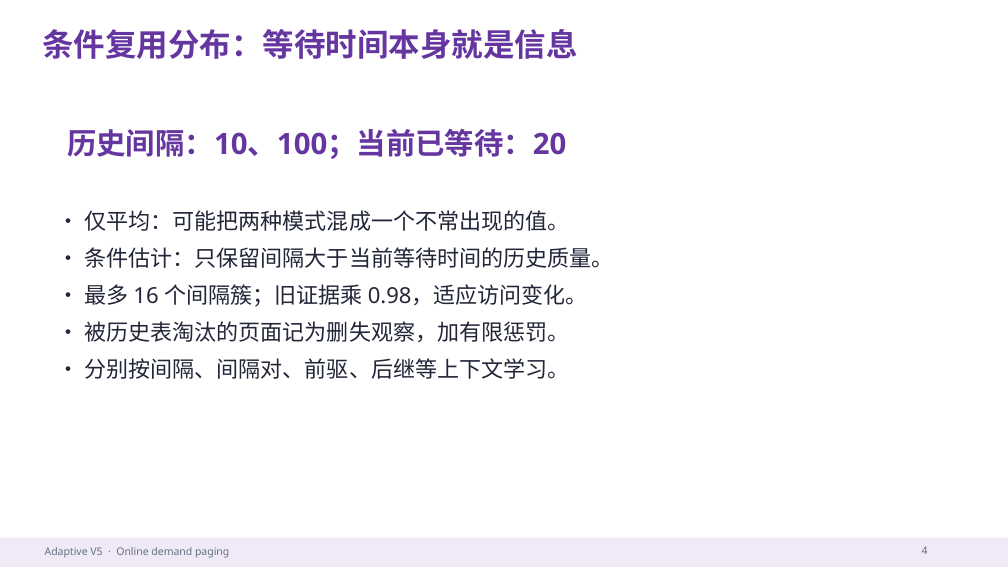
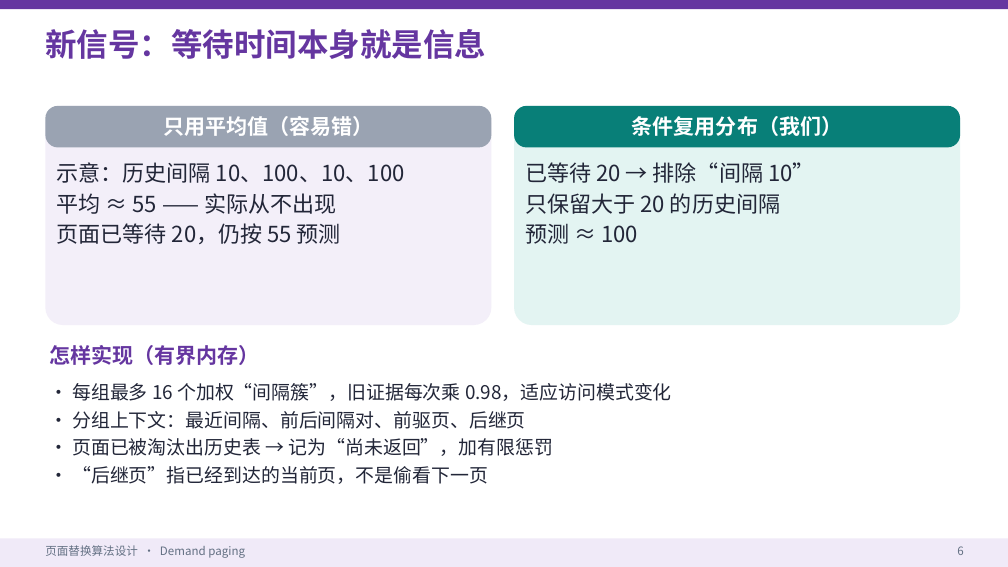
Before and after one commit to CHiSwsz/os-page-replacement, a slide deck: slide 6 of presentation/contest-v5.pptx (slide 4 before the commit). Drawn at 1008x567 pixels with LibreOffice and Linux fonts; fonts in the diff are those of the drawing. Boxes give left, top, right and bottom in pixels: in the first picture for what was removed or moved away, otherwise in the second. Text is boxed around its words. In the diff, an @@ line names an element or a change of style, - is before the commit and + after.

```diff
--- a/presentation/contest-v5.pptx
+++ b/presentation/contest-v5.pptx
@@ rectangle added at [0, 0, 1008, 9], fill #6536A0 @@
@@ text at [45, 29, 486, 59]: text changed; font Noto Sans to Noto Sans CJK SC @@
-条件复用分布：等待时间本身就是信息
+新信号：等待时间本身就是信息
@@ rounded rectangle added at [45, 106, 492, 325], fill #F3EFF9 @@
@@ rounded rectangle added at [45, 106, 492, 147], fill #9AA3B2 @@
@@ text added at [163, 116, 373, 136], 20 pt, text #FFFFFF, bold @@
+只用平均值（容易错）
@@ rounded rectangle added at [514, 106, 960, 325], fill #E3F4F2 @@
@@ rounded rectangle added at [514, 106, 960, 147], fill #087F78 @@
@@ text added at [632, 116, 842, 136], 20 pt, text #FFFFFF, bold @@
+条件复用分布（我们）
@@ text removed at [67, 129, 566, 159] @@
-历史间隔：10、100；当前已等待：20
@@ text added at [57, 162, 405, 244], 21 pt, text #222638 @@
+示意：历史间隔 10、100、10、100
+平均 ≈ 55 —— 实际从不出现
+页面已等待 20，仍按 55 预测
@@ text added at [525, 162, 815, 244], 21 pt, text #222638 @@
+已等待 20 → 排除“间隔 10”
+只保留大于 20 的历史间隔
+预测 ≈ 100
@@ text removed at [84, 210, 613, 379] @@
-• 仅平均：可能把两种模式混成一个不常出现的值。
-• 条件估计：只保留间隔大于当前等待时间的历史质量。
-• 最多 16 个间隔簇；旧证据乘 0.98，适应访问变化。
-• 被历史表淘汰的页面记为删失观察，加有限惩罚。
-• 分别按间隔、间隔对、前驱、后继等上下文学习。
@@ text added at [49, 345, 259, 365], 20 pt, text #6536A0, bold @@
+怎样实现（有界内存）
@@ text added at [72, 383, 672, 484], 18 pt, text #222638 @@
+• 每组最多 16 个加权“间隔簇”，旧证据每次乘 0.98，适应访问模式变化
+• 分组上下文：最近间隔、前后间隔对、前驱页、后继页
+• 页面已被淘汰出历史表 → 记为“尚未返回”，加有限惩罚
+• “后继页”指已经到达的当前页，不是偷看下一页
@@ rectangle at [0, 538, 1008, 567]: shadow off @@
@@ text removed at [45, 547, 229, 558] @@
-Adaptive V5 · Online demand paging
@@ text added at [45, 545, 245, 558], 11 pt, text #637083 @@
+页面替换算法设计 · Demand paging
@@ text removed at [922, 546, 928, 554] @@
-4
@@ text added at [957, 546, 963, 555], 11 pt, text #637083 @@
+6
```
Also in this commit, not shown: 3 other slides changed, 14 slides added, 11 slides removed, 5 other files.
